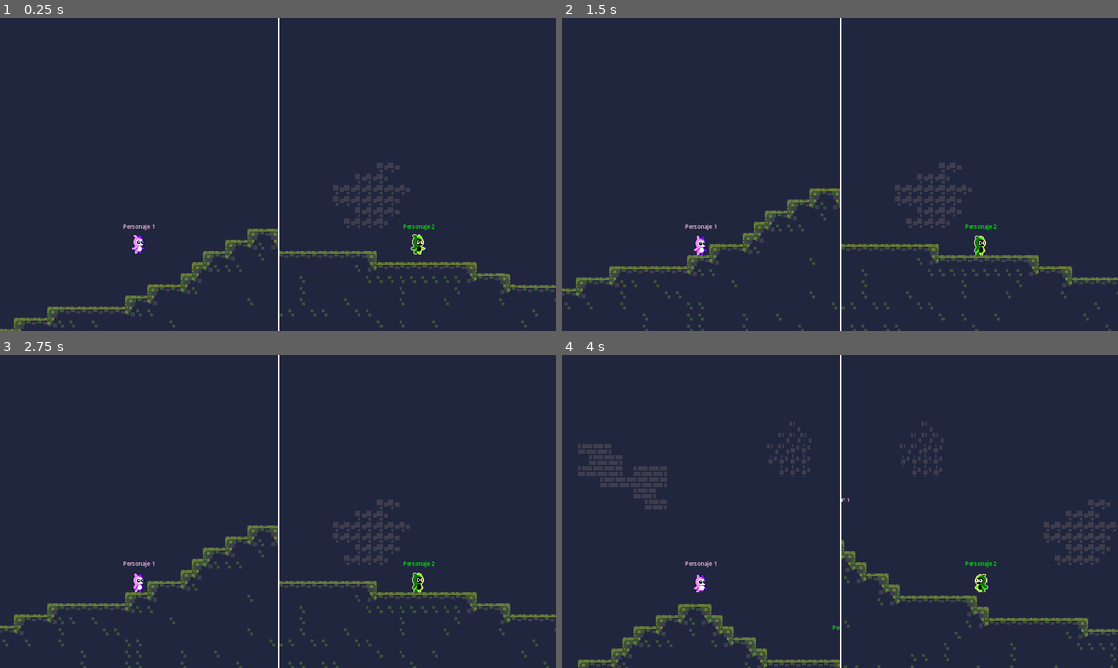
Above: before the commit, frames 1-4 (two rows, left to right).
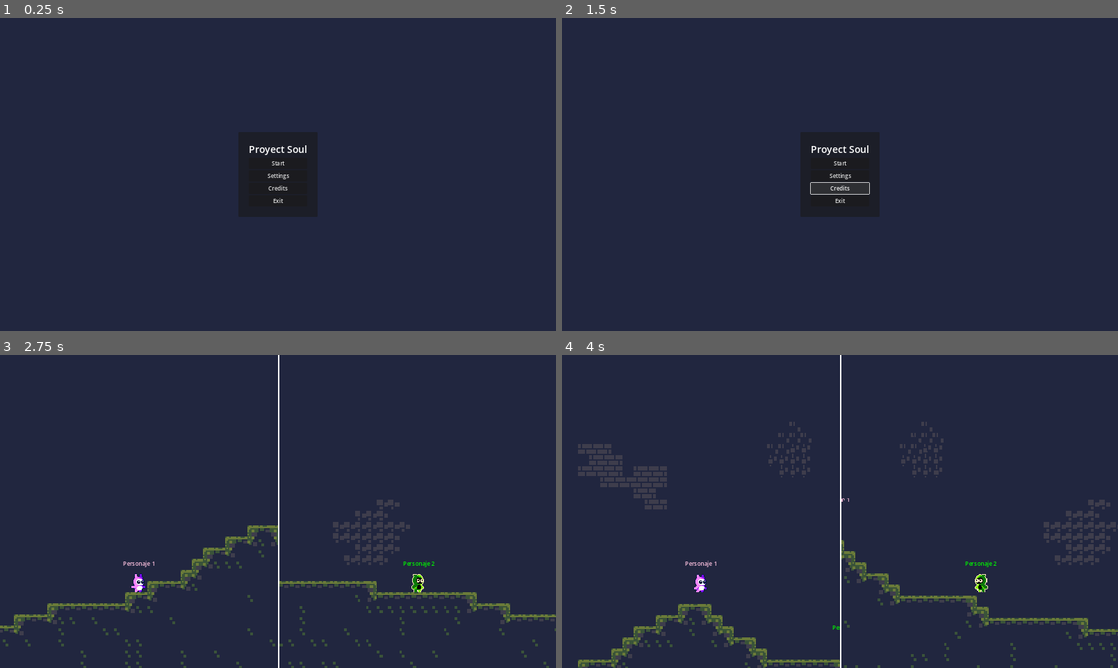
Above: after the commit, the same moments.

Repository: diego5714/ProyectoSoul
Game: Godot game, scene res://UI/MainMenu.tscn
The game is run twice, just before and just after one commit, with the same random seed, the same clock (stepped at 60 frames per second) and the same inputs. Before the commit the project starts from res://scenes/main.tscn.
Inputs (mouse positions are in pixels of both pictures, inside the frame that each line leads up to):
- Up to frame 1 (0.25 s): no input
- Up to frame 2 (1.5 s): click (840, 174) at 0.5 s, where only the run after the commit has a clickable "Settings"; click (840, 187) at 1.25 s, where only the run after the commit has a clickable "Credits"
- Up to frame 3 (2.75 s): click (278, 498) at 2 s, where only the run after the commit has a clickable "Start"
- Up to frame 4 (4 s): hold D (derecha) from 2.78 s (still down); tap Space (saltar) at 3.02, 3.77 s

The runs differ from the first frame. In frame 1, 5.7% of the frame differs, in the area x 0-100%, y 0-100%; in frame 2, 5.6%; in frame 3, 0.1%; in frame 4, nothing differs.

Commit message:
main menu

Diff:
--- /dev/null
+++ b/Resources/MarginTheme.tres
@@ -0,0 +1,8 @@
+[gd_resource type="Theme" format=3 uid="uid://daupl6k5f3tvs"]
+
+[resource]
+Label/fonts/font = null
+MarginContainer/constants/margin_bottom = 30
+MarginContainer/constants/margin_left = 30
+MarginContainer/constants/margin_right = 30
+MarginContainer/constants/margin_top = 30
--- /dev/null
+++ b/UI/MainMenu.tscn
@@ -0,0 +1,46 @@
+[gd_scene load_steps=3 format=3 uid="uid://cbontvkvwk0jd"]
+
+[ext_resource type="Theme" uid="uid://daupl6k5f3tvs" path="res://Resources/MarginTheme.tres" id="1_fsbot"]
+[ext_resource type="Script" path="res://UI/MainScene.gd" id="1_klcmg"]
+
+[node name="MarginContainer" type="MarginContainer"]
+anchors_preset = 15
+anchor_right = 1.0
+anchor_bottom = 1.0
+grow_horizontal = 2
+grow_vertical = 2
+theme = ExtResource("1_fsbot")
+script = ExtResource("1_klcmg")
+
+[node name="PanelContainer" type="PanelContainer" parent="."]
+layout_mode = 2
+size_flags_horizontal = 4
+size_flags_vertical = 4
+
+[node name="MarginContainer" type="MarginContainer" parent="PanelContainer"]
+layout_mode = 2
+
+[node name="VBoxContainer" type="VBoxContainer" parent="PanelContainer/MarginContainer"]
+layout_mode = 2
+
+[node name="Title" type="Label" parent="PanelContainer/MarginContainer/VBoxContainer"]
+layout_mode = 2
+theme = ExtResource("1_fsbot")
+theme_type_variation = &"HeaderLarge"
+text = "Proyect Soul"
+
+[node name="Start" type="Button" parent="PanelContainer/MarginContainer/VBoxContainer"]
+layout_mode = 2
+text = "Start"
+
+[node name="Settings" type="Button" parent="PanelContainer/MarginContainer/VBoxContainer"]
+layout_mode = 2
+text = "Settings"
+
+[node name="Credits" type="Button" parent="PanelContainer/MarginContainer/VBoxContainer"]
+layout_mode = 2
+text = "Credits"
+
+[node name="Exit" type="Button" parent="PanelContainer/MarginContainer/VBoxContainer"]
+layout_mode = 2
+text = "Exit"
--- /dev/null
+++ b/UI/MainScene.gd
@@ -0,0 +1,22 @@
+extends MarginContainer
+
+@onready var start = $PanelContainer/MarginContainer/VBoxContainer/Start
+@onready var settings = $PanelContainer/MarginContainer/VBoxContainer/Settings
+@onready var credits = $PanelContainer/MarginContainer/VBoxContainer/Credits
+@onready var exit = $PanelContainer/MarginContainer/VBoxContainer/Exit
+
+
+
+func _ready() -> void:
+	start.pressed.connect(_on_start_pressed)
+	exit.pressed.connect(_on_exit_pressed)
+
+
+
+
+func _on_start_pressed():
+	get_tree().change_scene_to_file("res://scenes/main.tscn")
+func _on_exit_pressed():
+	get_tree().quit()
+#func _on_credits_pressed():
+	#get_tree().change_scene_to_file()
--- a/project.godot
+++ b/project.godot
@@ -11,7 +11,7 @@
 [application]
 
 config/name="ProyectoSoul"
-run/main_scene="res://scenes/main.tscn"
+run/main_scene="res://UI/MainMenu.tscn"
 config/features=PackedStringArray("4.1", "Forward Plus")
 config/icon="res://icon.svg"
 
Not shown, changed: Assets/1 Pink_Monster/Double_Jump_Dust_5.png.import
Not shown, changed: Assets/1 Pink_Monster/Pink_Monster.png.import
Not shown, changed: Assets/1 Pink_Monster/Pink_Monster_Attack1_4.png.import
Not shown, changed: Assets/1 Pink_Monster/Pink_Monster_Attack2_6.png.import
Not shown, changed: Assets/1 Pink_Monster/Pink_Monster_Climb_4.png.import
Not shown, changed: Assets/1 Pink_Monster/Pink_Monster_Death_8.png.import
Not shown, changed: Assets/1 Pink_Monster/Pink_Monster_Hurt_4.png.import
Not shown, changed: Assets/1 Pink_Monster/Pink_Monster_Idle_4.png.import
Not shown, changed: Assets/1 Pink_Monster/Pink_Monster_Jump_8.png.import
Not shown, changed: Assets/1 Pink_Monster/Pink_Monster_Push_6.png.import
Not shown, changed: Assets/1 Pink_Monster/Pink_Monster_Run_6.png.import
Not shown, changed: Assets/1 Pink_Monster/Pink_Monster_Throw_4.png.import
(and 42 more such lines)
